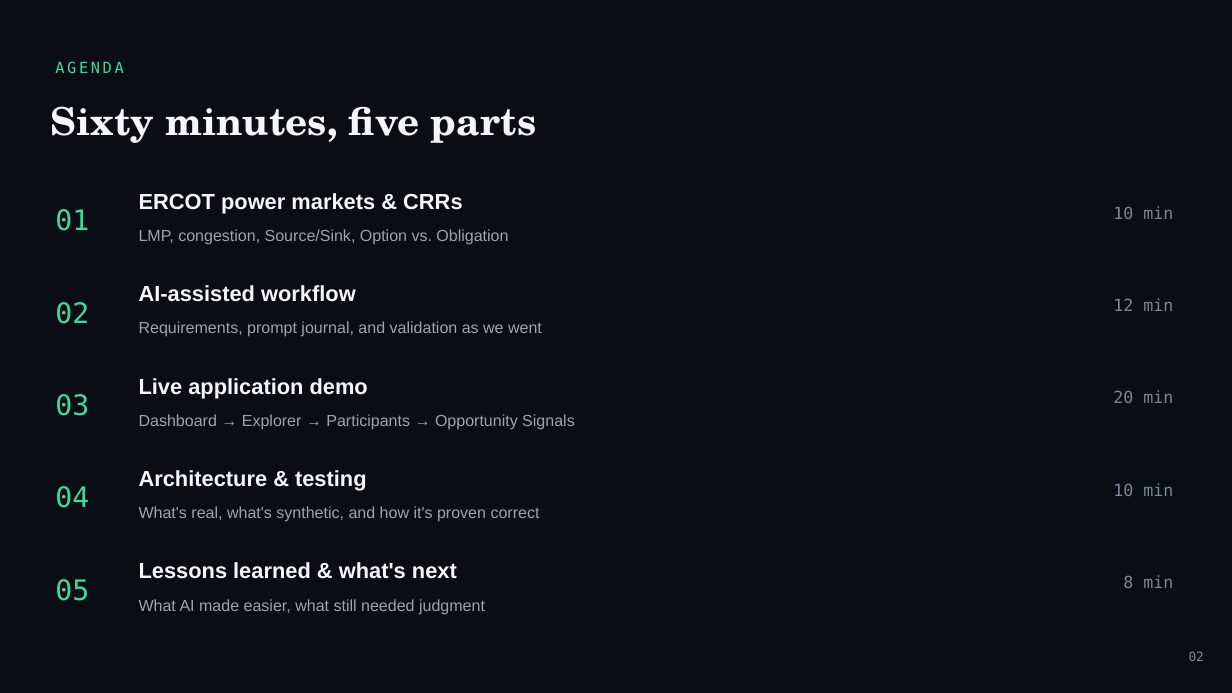
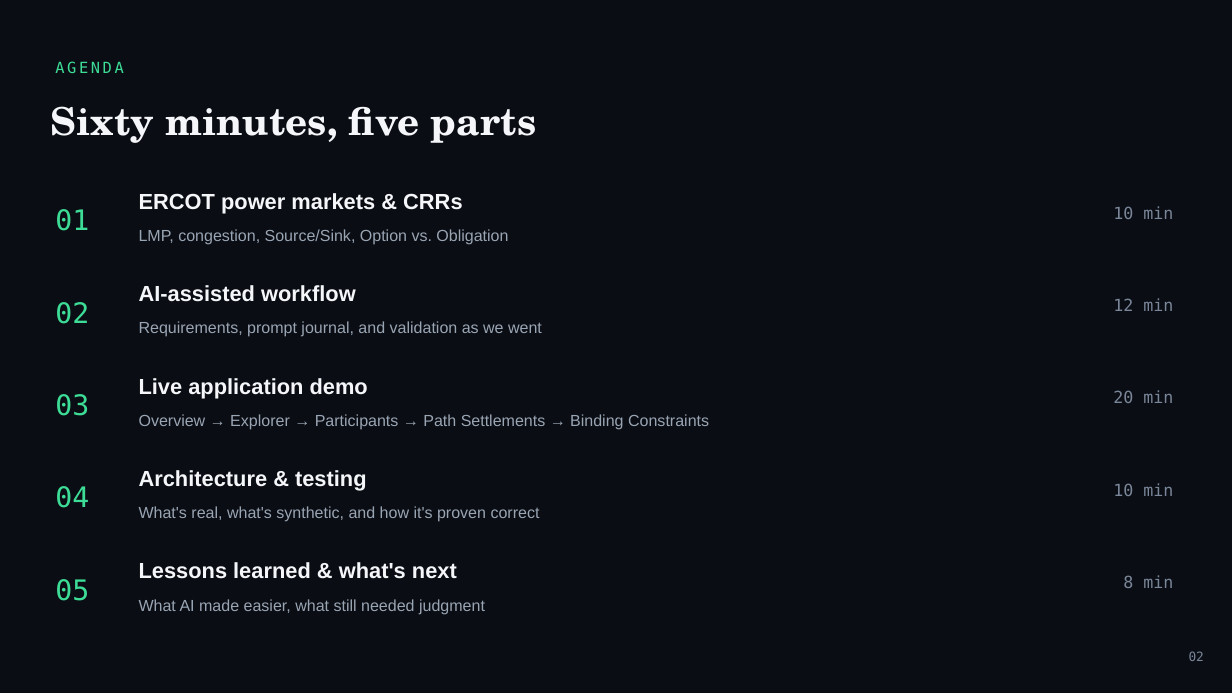
Before and after one commit to saifa18/crr_capstone, a slide deck: slide 2 of presentation/ERCOT_CRR_Capstone_Presentation.pptx. Drawn at 1232x693 pixels with LibreOffice and Linux fonts; fonts in the diff are those of the drawing. Boxes give left, top, right and bottom in pixels: in the first picture for what was removed or moved away, otherwise in the second. Text is boxed around its words. In the diff, an @@ line names an element or a change of style, - is before the commit and + after.

```diff
--- a/presentation/ERCOT_CRR_Capstone_Presentation.pptx
+++ b/presentation/ERCOT_CRR_Capstone_Presentation.pptx
@@ text at (x1=139, y1=414, x2=709, y2=430): text changed @@
-Dashboard → Explorer → Participants → Opportunity Signals
+Overview → Explorer → Participants → Path Settlements → Binding Constraints
```
Also in this commit, not shown: 6 other slides changed, 2 other files.
